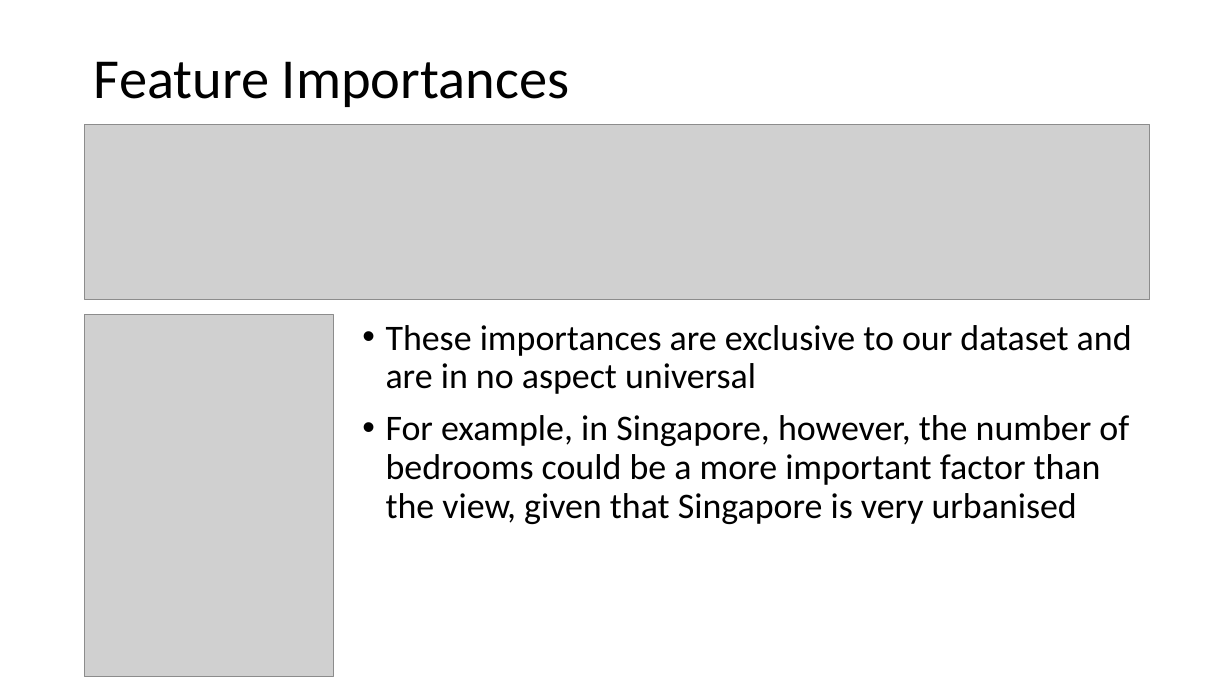
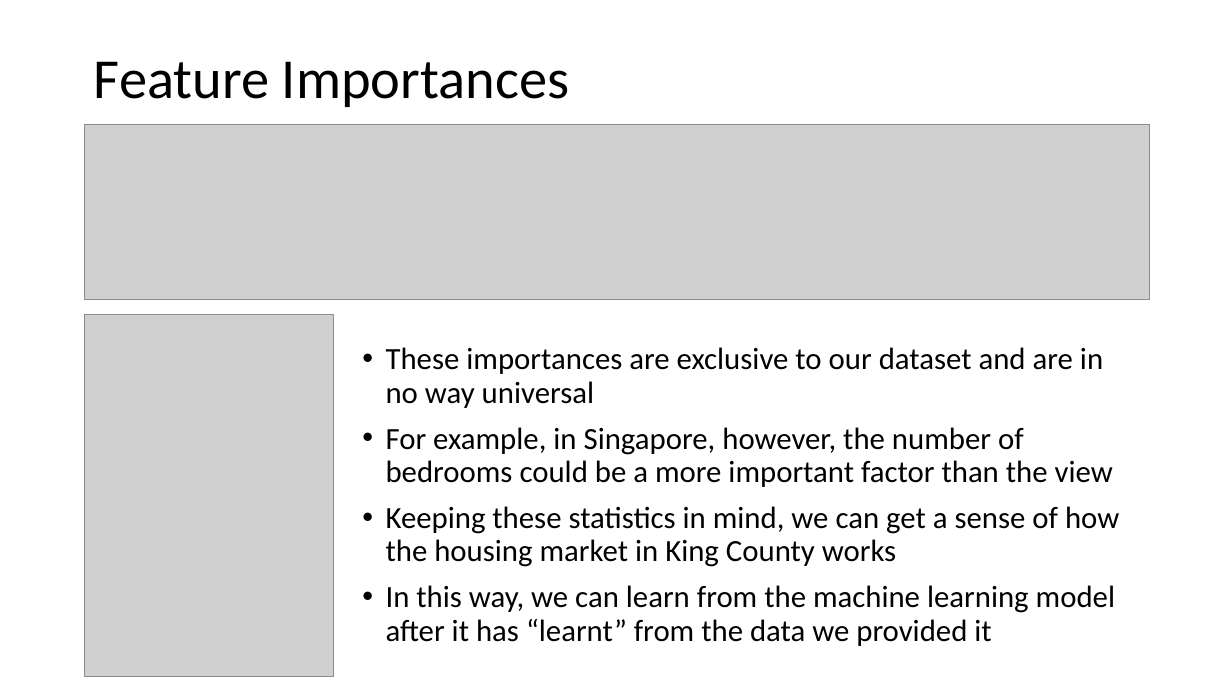
Before and after one commit to ethanolx/Mushrooms-Housing-py, a slide deck: slide 10 of doc/regression-highlights.pptx. Drawn at 1232x693 pixels with LibreOffice and Linux fonts; fonts in the diff are those of the drawing; grey boxes stand for pictures. Boxes give left, top, right and bottom in pixels: in the first picture for what was removed or moved away, otherwise in the second. Text is boxed around its words. In the diff, an @@ line names an element or a change of style, - is before the commit and + after.

```diff
--- a/doc/regression-highlights.pptx
+++ b/doc/regression-highlights.pptx
@@ text "These importances are exclusive to ..." at (386, 347, 1119, 646): vertical alignment top to middle @@
@@ text at (386, 347, 1119, 646): text changed; size 28 to 24 pt @@
-• These importances are exclusive to our dataset and are in no aspect universal
-• For example, in Singapore, however, the number of bedrooms could be a more important factor than the view, given that Singapore is very urbanised
+• These importances are exclusive to our dataset and are in no way universal
+• For example, in Singapore, however, the number of bedrooms could be a more important factor than the view
+• Keeping these statistics in mind, we can get a sense of how the housing market in King County works
+• In this way, we can learn from the machine learning model after it has “learnt” from the data we provided it
```
Also in this commit, not shown: 8 other slides changed, 4 other files.
